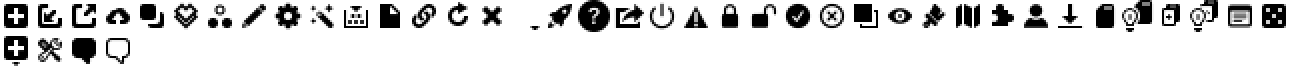
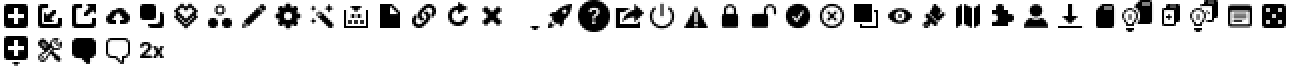
Revision of a layered 1290×66 image; what changed, layer by layer:
added group "IconToolbarRates" with 1 layers above "IconToolbarUncomment" over (140, 42, 164, 58)
added layer "Toolbar Icons" (17th of 40, in "IconToolbarRates") in group "IconToolbarRates" over (140, 42, 164, 58)
